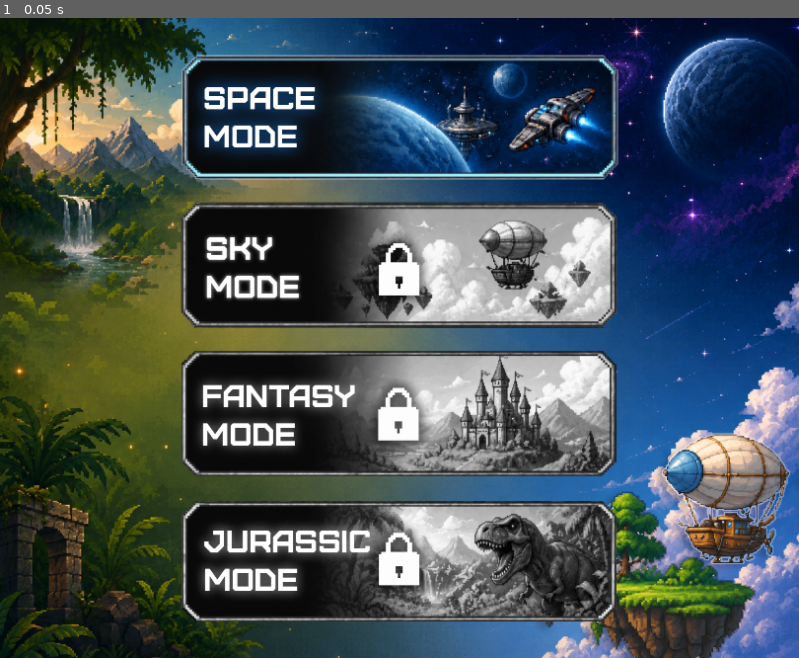
Above: before the commit, frame 1.
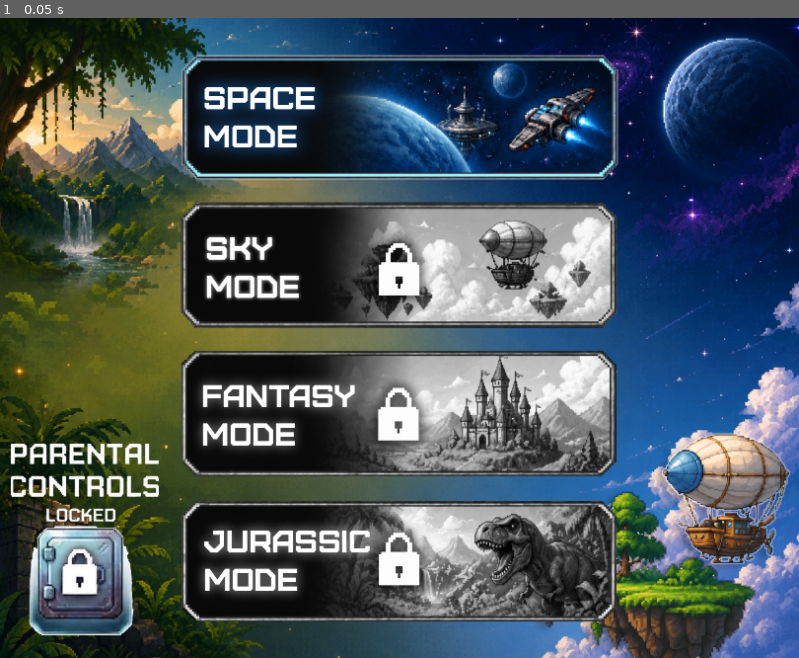
Above: after the commit, the same moment.

Repository: bibyeo/ATTuneonlineGODOT
Game: Godot game, scene res://Scenes/SelectScreen.tscn
Same seed, same stepped clock (60 frames per second), same inputs: the game is played once before the commit and once after it. Before the commit the project starts from res://Scenes/StartScreen.tscn.
Inputs:
- Up to frame 1 (0.05 s): no input

The runs differ from the first frame. In frame 1, 3.0% of the frame differs, in the area x 1-20%, y 66-97%.

Commit message:
Minor Tweaks

Diff:
--- a/AtTunePrototypeV1/Scenes/StartScreen.tscn
+++ b/AtTunePrototypeV1/Scenes/SelectScreen.tscn
@@ -1,17 +1,18 @@
 [gd_scene format=3 uid="uid://8i308gcvvfhv"]
 
-[ext_resource type="Texture2D" uid="uid://jsk3om3undo1" path="res://Assets/Screen 1/background_horizontal.png" id="1_a2231"]
-[ext_resource type="Texture2D" uid="uid://2vyhagnalc5c" path="res://Assets/Screen 1/island.png" id="2_6mw8b"]
-[ext_resource type="Texture2D" uid="uid://ciu6332fs7hnq" path="res://Assets/Screen 1/space_mode.png" id="2_ey7n4"]
-[ext_resource type="Texture2D" uid="uid://c6i420chbjphs" path="res://Assets/Screen 1/sky_mode.png" id="3_6mw8b"]
-[ext_resource type="Script" uid="uid://cdypnl4jetrx0" path="res://Scenes/SpaceModeButton.gd" id="4_anxsw"]
-[ext_resource type="Texture2D" uid="uid://cjxvrp8a8iflb" path="res://Assets/Screen 1/fantasy_mode.png" id="4_kehkj"]
-[ext_resource type="Texture2D" uid="uid://c75eso0v7yasu" path="res://Assets/Screen 1/jurassic_mode.png" id="5_anxsw"]
-[ext_resource type="Texture2D" uid="uid://btt1e58t05qdg" path="res://Assets/Screen 1/balloon.png" id="7_kehkj"]
+[ext_resource type="Texture2D" uid="uid://jsk3om3undo1" path="res://Assets/Screen 1/background_horizontal.png" id="1_5y3p4"]
+[ext_resource type="Texture2D" uid="uid://2vyhagnalc5c" path="res://Assets/Screen 1/island.png" id="2_d1pnq"]
+[ext_resource type="Texture2D" uid="uid://ciu6332fs7hnq" path="res://Assets/Screen 1/space_mode.png" id="3_vt3nd"]
+[ext_resource type="Script" uid="uid://cdypnl4jetrx0" path="res://Scenes/SpaceModeButton.gd" id="4_83tgi"]
+[ext_resource type="Texture2D" uid="uid://c6i420chbjphs" path="res://Assets/Screen 1/sky_mode.png" id="5_i5d7u"]
+[ext_resource type="Texture2D" uid="uid://cjxvrp8a8iflb" path="res://Assets/Screen 1/fantasy_mode.png" id="6_1wfg6"]
+[ext_resource type="Texture2D" uid="uid://c75eso0v7yasu" path="res://Assets/Screen 1/jurassic_mode.png" id="7_jjcep"]
+[ext_resource type="Texture2D" uid="uid://btt1e58t05qdg" path="res://Assets/Screen 1/balloon.png" id="8_vrply"]
+[ext_resource type="Texture2D" uid="uid://chccbl6n06aug" path="res://Assets/Screen 1/ParentalControlsButton.png" id="9_pej5c"]
 
 [sub_resource type="ButtonGroup" id="ButtonGroup_ogpyo"]
 
-[node name="StartScreen" type="Control" unique_id=361717128]
+[node name="SelectScreen" type="Control" unique_id=361717128]
 layout_mode = 3
 anchors_preset = 15
 anchor_right = 1.0
@@ -96,8 +97,18 @@
 offset_top = 412.0
 offset_right = 861.0
 offset_bottom = 562.0
-texture = ExtResource("7_kehkj")
+texture = ExtResource("8_vrply")
 expand_mode = 1
 stretch_mode = 4
 
+[node name="TextureButton" type="TextureButton" parent="." unique_id=154762186]
+layout_mode = 0
+offset_left = 11.0
+offset_top = 431.0
+offset_right = 161.0
+offset_bottom = 751.0
+texture_normal = ExtResource("9_pej5c")
+ignore_texture_size = true
+stretch_mode = 4
+
 [connection signal="button_down" from="SpaceModeButton" to="SpaceModeButton" method="_on_button_down"]
--- a/AtTunePrototypeV1/Scenes/SpaceModeButton.gd
+++ b/AtTunePrototypeV1/Scenes/SpaceModeButton.gd
@@ -1,5 +1,4 @@
 extends TextureButton
-
 
 # Called when the node enters the scene tree for the first time.
 func _ready() -> void:
--- a/AtTunePrototypeV1/project.godot
+++ b/AtTunePrototypeV1/project.godot
@@ -11,7 +11,7 @@
 [application]
 
 config/name="ATTunePrototypeV1"
-run/main_scene="res://Scenes/StartScreen.tscn"
+run/main_scene="res://Scenes/SelectScreen.tscn"
 config/features=PackedStringArray("4.6", "GL Compatibility")
 config/icon="res://icon.svg"
 
Binary file added: AtTunePrototypeV1/Assets/Screen 1/ParentalControlsButton.png
Not shown, added: AtTunePrototypeV1/Assets/Screen 1/ParentalControlsButton.png.import
Not shown: 6 places in AtTunePrototypeV1/Scenes/SelectScreen.tscn that only renumber resources
